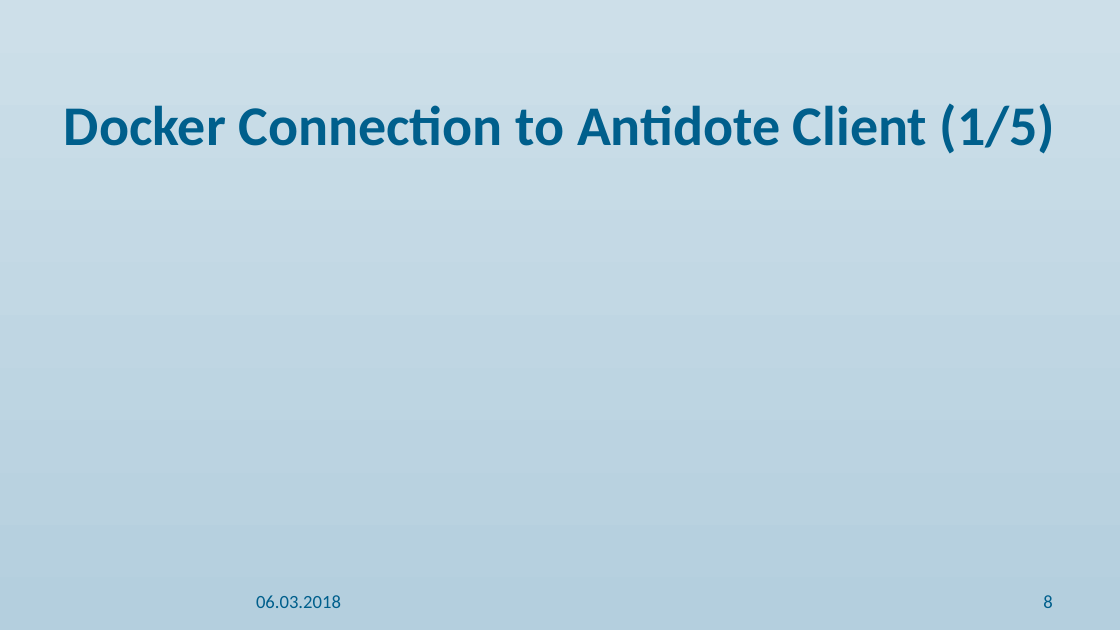
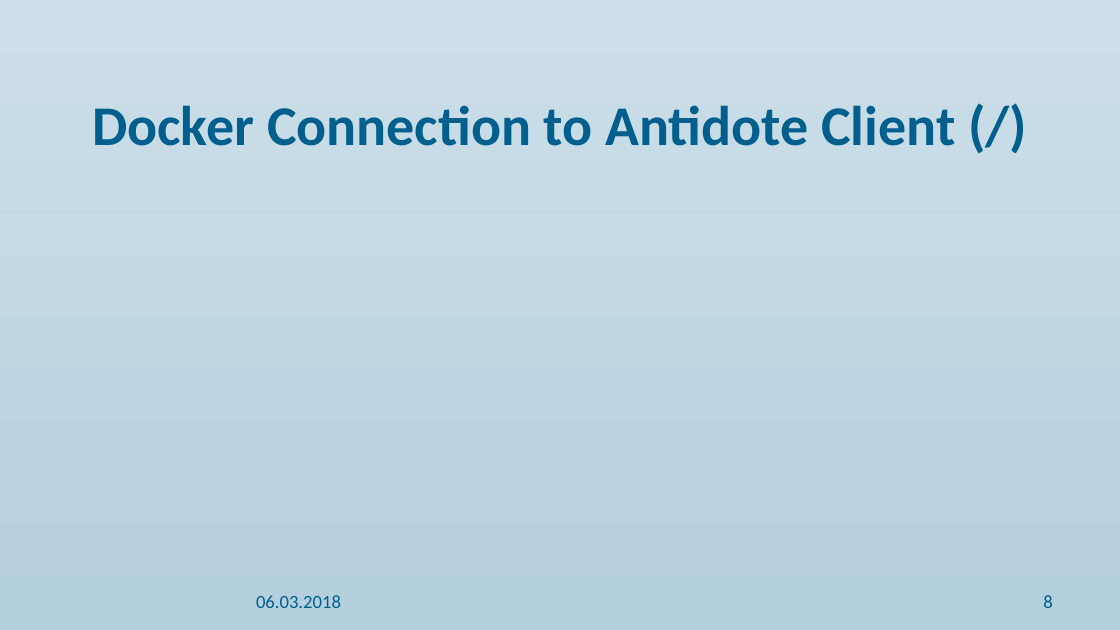
Before and after one commit to alkascaria/7_project4_antidote_benchmarks, a slide deck: slide 8 of Final Presentation/final presentation ppt.pptx. Drawn at 1120x630 pixels with LibreOffice and Linux fonts; fonts in the diff are those of the drawing; background and template pictures are left out. Boxes give left, top, right and bottom in pixels: in the first picture for what was removed or moved away, otherwise in the second. Text is boxed around its words. In the diff, an @@ line names an element or a change of style, - is before the commit and + after.

```diff
--- a/Final Presentation/final presentation ppt.pptx
+++ b/Final Presentation/final presentation ppt.pptx
@@ title at <box>92,105,955,146</box>: text changed @@
-Docker Connection to Antidote Client (1/5)
+Docker Connection to Antidote Client (/)
```
Also in this commit, not shown: 5 other slides changed, 1 slide added, 5 slides removed.
